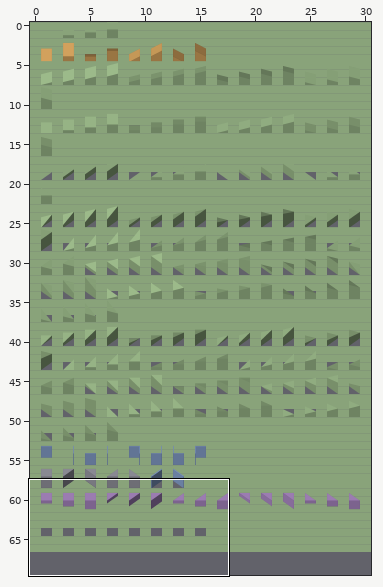
Level history. Tiled map: maps/gallery/gallery.tmx. Above: a wide view before the commit, with the close-up outlined.
Close-up. Old version:
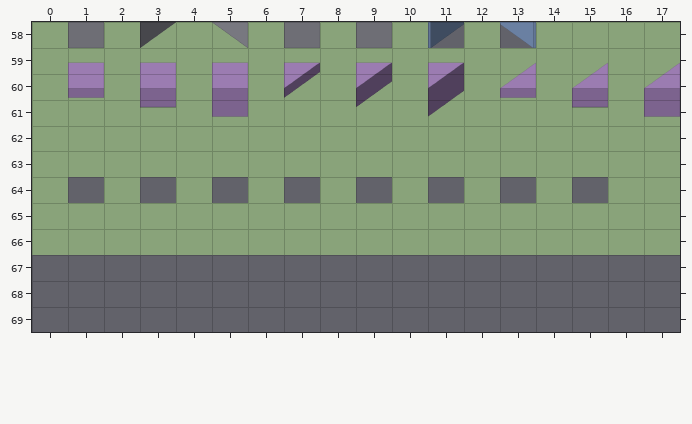
Cells are 128x92 px. Shown: x 0..17, y 58..69. The commit also changed other parts of the map, which this record leaves out. The old version is drawn lined up with the new one.
New version:
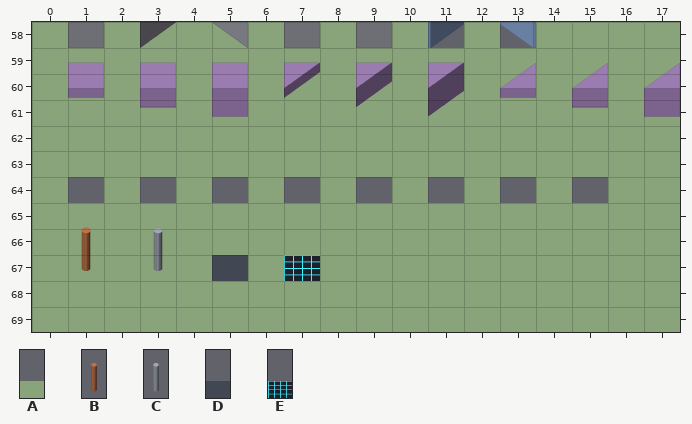
Key: from "pieces": A 0 "floor", B 226 "object", C 227 "object", D 228 "floor", E 229 "floor".
_ is an empty cell.
The exact change:
map size 31x67 -> 31x70 cells
Layer "Planta 0/suelo":
y 67: x 0..17 __________________ -> AAAAADAEAAAAAAAAAA
y 68..69: x 0..17 __________________ -> AAAAAAAAAAAAAAAAAA
Layer "Planta 0/piezas":
y 67: x 1 _ -> B; x 3 _ -> C
Changed places in both close-ups, as pixel boxes (x1, y1, x2, y2):
added: (32, 227, 680, 332)
